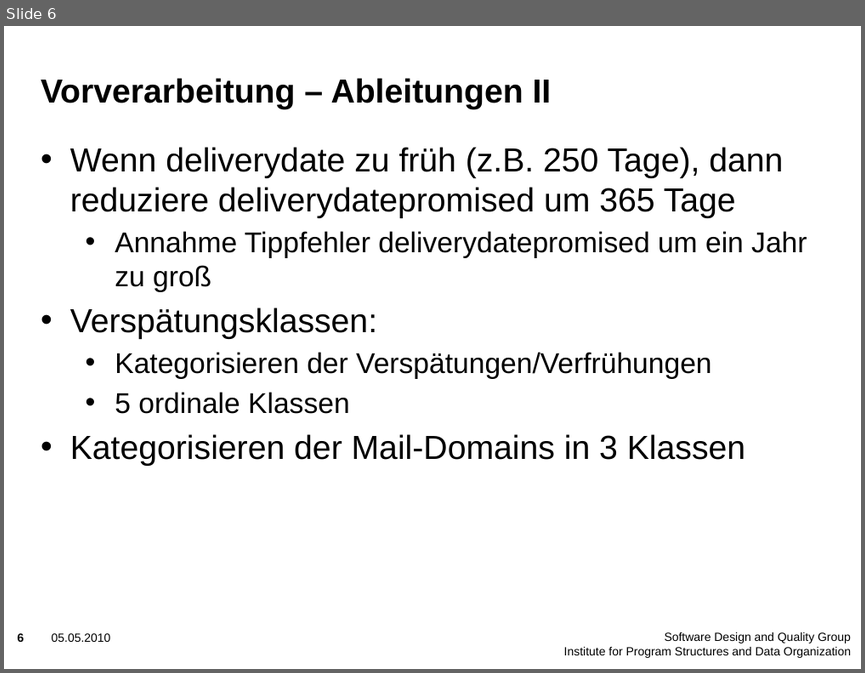
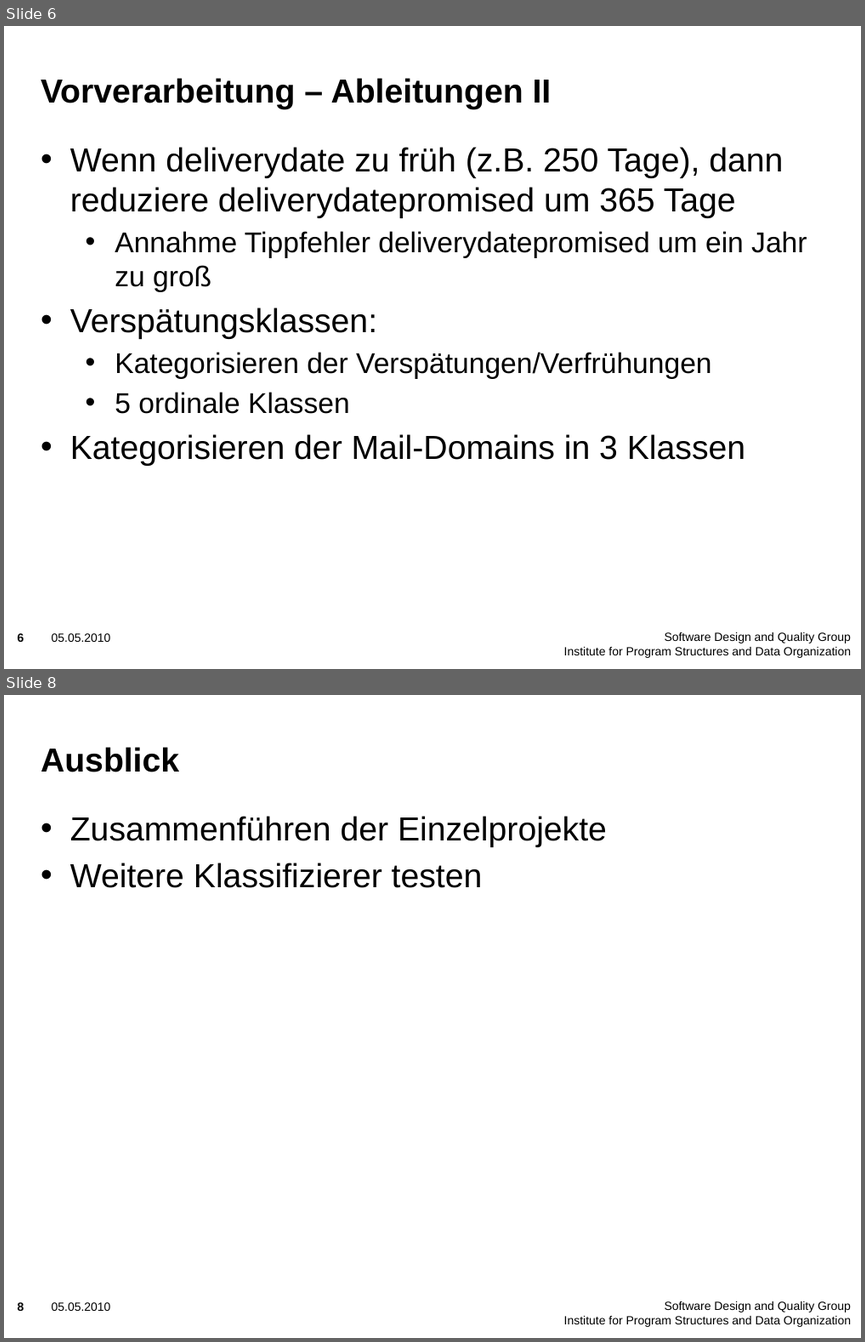
Before and after one commit to majdi14789/dwm10, a slide deck: Zwischenpräsentation/Zwischenstand.pptx. Shown one above the other, each under a label of ours: slide 6 before the commit, slides 6 and 8 after it; the slides between them are not shown. The pictures are 865x673 and 865x1342 pixels, drawn with LibreOffice and Linux fonts; fonts in the diff are those of the drawing; background and template pictures are left out. Boxes give left, top, right and bottom in pixels: in the first picture for what was removed or moved away, otherwise in the second. Text is boxed around its words. In the diff, an @@ line names an element or a change of style, - is before the commit and + after.

```diff
--- a/Zwischenpräsentation/Zwischenstand.pptx
+++ b/Zwischenpräsentation/Zwischenstand.pptx
@@ slide 8 added at bbox=[4, 695, 861, 1338], background picture (left out); not listed: 3 template elements that a slide beside it also shows @@
@@ title added at bbox=[41, 747, 179, 772], 28 pt, text #000000, bold @@
+Ausblick
@@ text added at bbox=[70, 816, 607, 888], 28 pt, text #000000 @@
+• Zusammenführen der Einzelprojekte
+• Weitere Klassifizierer testen
```
Also in this commit, not shown: 2 slides changed, 1 slide removed.
